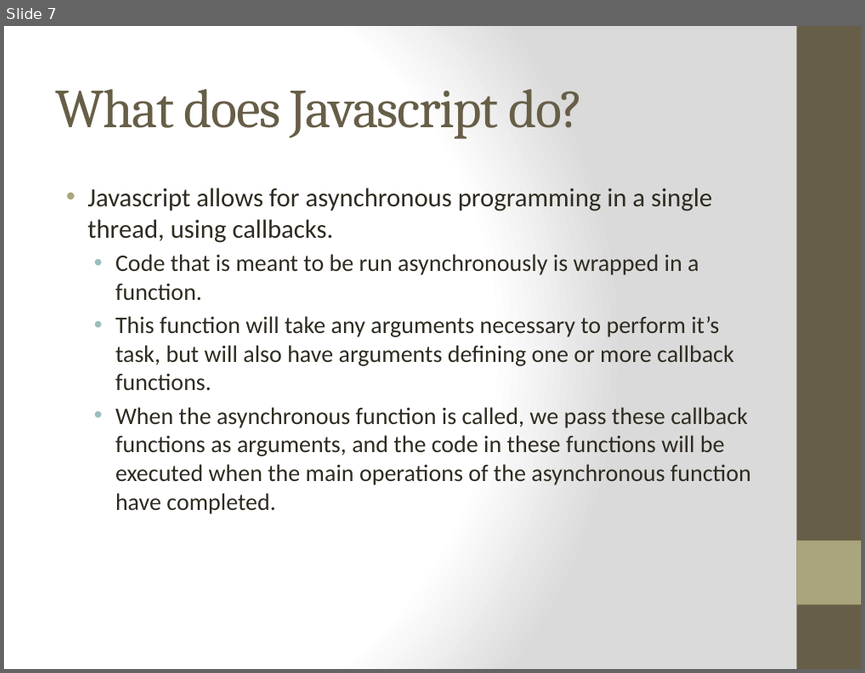
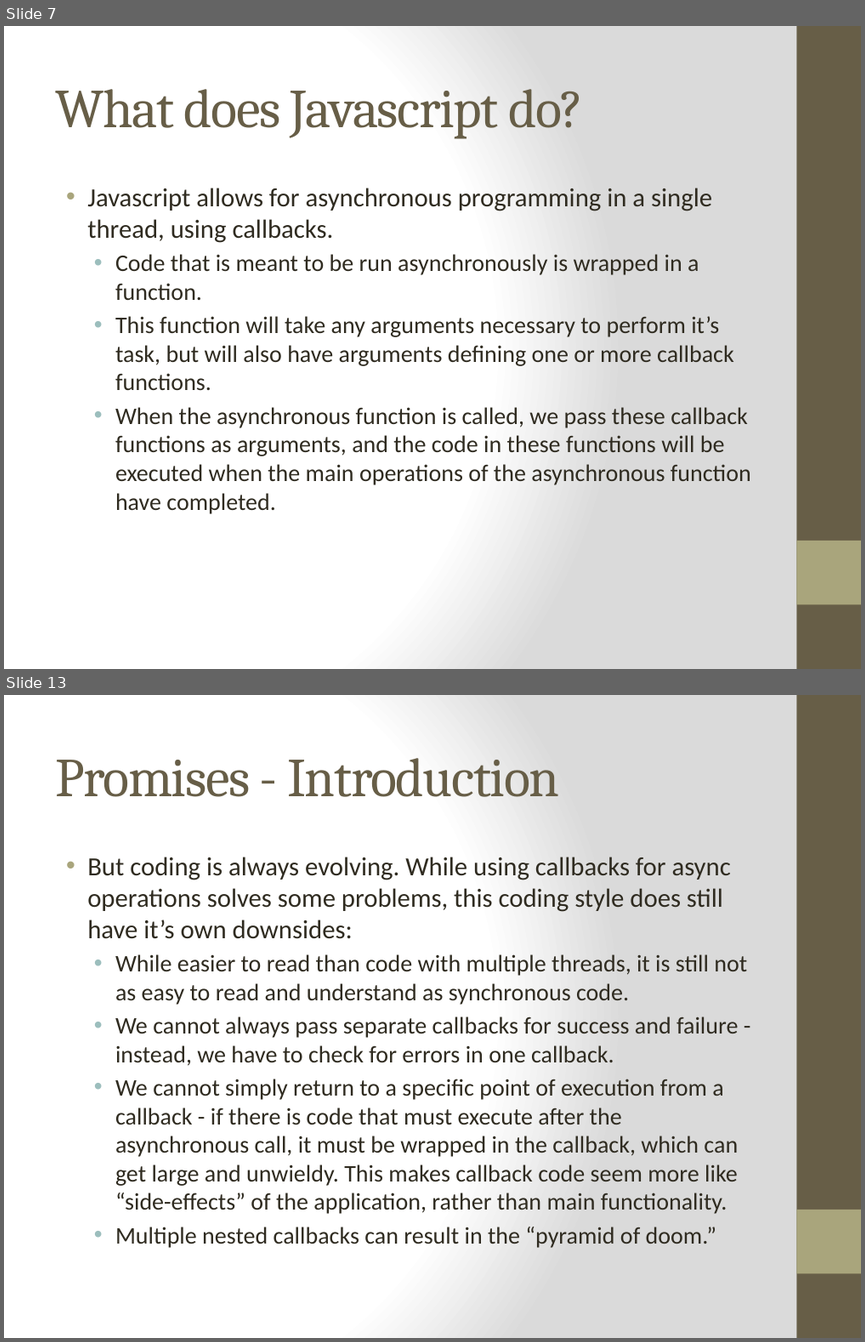
Before and after one commit to cheryly279/AsyncDiscussion, a slide deck: Async_Discussion_9_29_15.pptx. Shown one above the other, each under a label of ours: slide 7 before the commit, slides 7 and 13 after it; the slides between them are not shown. The pictures are 865x673 and 865x1342 pixels, drawn with LibreOffice and Linux fonts; fonts in the diff are those of the drawing. Boxes give left, top, right and bottom in pixels: in the first picture for what was removed or moved away, otherwise in the second. Text is boxed around its words. In the diff, an @@ line names an element or a change of style, - is before the commit and + after.

```diff
--- a/Async_Discussion_9_29_15.pptx
+++ b/Async_Discussion_9_29_15.pptx
@@ slide 13 added at (4, 695, 861, 1338), background gradient #FFFFFF to #DADADA; not listed: 2 template elements that a slide beside it also shows @@
@@ title added at (55, 758, 559, 797), 46 pt, text #675E47 @@
+Promises - Introduction
@@ text added at (87, 857, 747, 1247), 20 pt, text #2F2B20 @@
+• But coding is always evolving. While using callbacks for async operations solves some problems, this coding style does still have it’s own downsides:
+  • While easier to read than code with multiple threads, it is still not as easy to read and understand as synchronous code.
+  • We cannot always pass separate callbacks for success and failure - instead, we have to check for errors in one callback.
+  • We cannot simply return to a specific point of execution from a callback - if there is code that must execute after the asynchronous call, it must be wrapped in the callback, which can get large and unwieldy. This makes callback code seem more like “side-effects” of the application, rather than main functionality.
+  • Multiple nested callbacks can result in the “pyramid of doom.”
```
Also in this commit, not shown: 2 slides changed, 16 other slides added, 1 other file.
